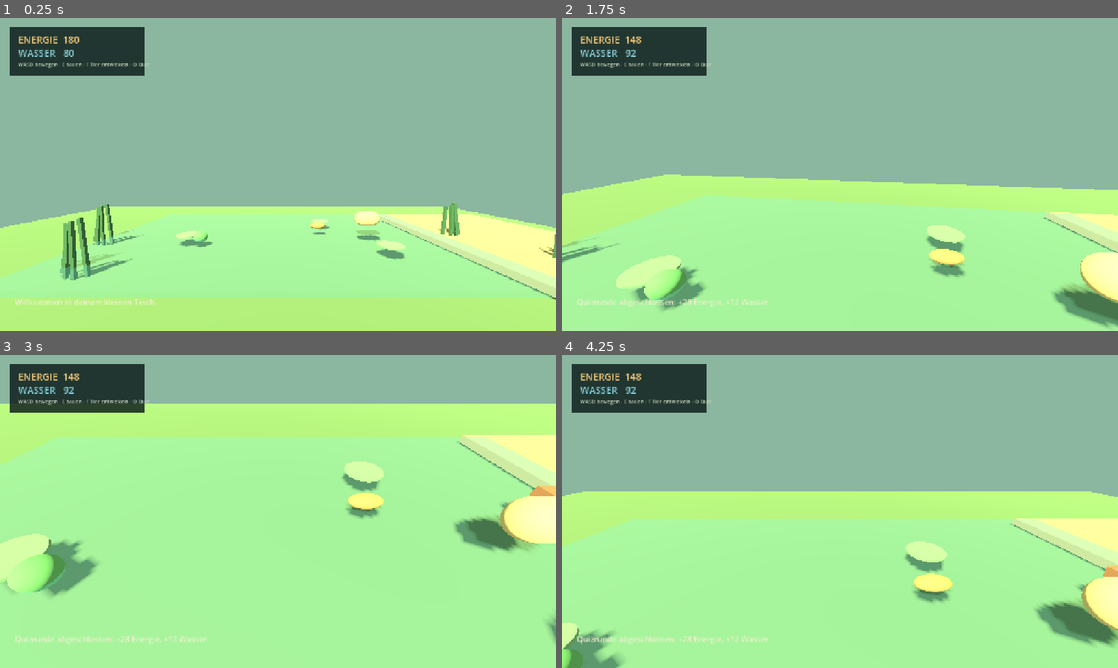
Above: before the commit, frames 1-4 (two rows, left to right).
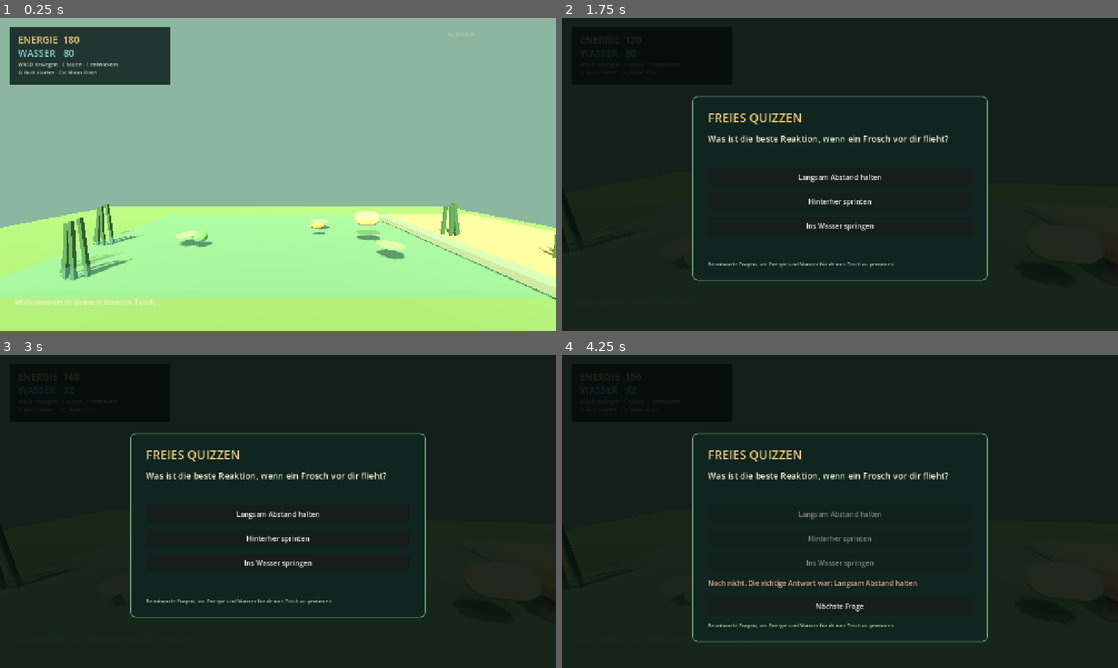
Above: after the commit, the same moments.

Repository: makopipokam/manualai.org
Game: Godot game, scene res://main.tscn
Same seed, same stepped clock (60 frames per second), same inputs: the game is played once before the commit and once after it.
Inputs (mouse positions are in pixels of both pictures, inside the frame that each line leads up to):
- Up to frame 1 (0.25 s): no input
- Up to frame 2 (1.75 s): tap Enter at 0.5 s; move the mouse to (867, 174) at 0.52 s; hold W (forward) from 0.53 s (still down); tap F (feed) at 0.6 s; tap E (interact) at 0.8, 1.35 s; move the mouse to (812, 174) at 1.27 s; tap Q (quiz_reward) at 1.55 s
- Up to frame 3 (3 s): release W (forward) at 2 s; click (278, 514) at 2 s, where only the run after the commit has a clickable "Langsam Abstand halten"; click (278, 605) at 2.75 s, where only the run after the commit has a clickable "Nächste Frage"
- Up to frame 4 (4.25 s): click (840, 539) at 3.5 s, where only the run after the commit has a clickable "Hinterher sprinten"

The runs differ from the first frame. In frame 1, 1.7% of the frame differs, in the area x 1-86%, y 2-22%; in frame 2, 100%; in frame 3, 100%, in the area x 0-100%, y 0-100%; in frame 4, 100%.

Commit message:
Add quiz activity and local pond saves

Diff:
--- a/godot/pwnd-prototype/scripts/main.gd
+++ b/godot/pwnd-prototype/scripts/main.gd
@@ -2,6 +2,8 @@
 
 const PlayerScript = preload("res://scripts/player.gd")
 const AnimalScript = preload("res://scripts/animal.gd")
+const QuizPanelScript = preload("res://scripts/quiz_panel.gd")
+const SAVE_PATH := "user://pwnd_save.json"
 var player: PwndPlayer
 var animals: Array[PwndAnimal] = []
 var energy := 180
@@ -10,14 +12,22 @@
 var hud_energy: Label
 var hud_water: Label
 var message: Label
-var pond_material: StandardMaterial3D
+var quiz_panel: PwndQuizPanel
+var save_hint: Label
 
 func _ready() -> void:
 	_build_environment()
 	_build_player()
 	_build_hud()
 	_spawn_animals()
+	_load_game()
 	_update_hud("Willkommen in deinem kleinen Teich.")
+	if dock_built:
+		_place_dock()
+	for animal in animals:
+		var saved_development: int = int(_loaded_animal_development(animal.species))
+		for _step in range(saved_development):
+			animal.upgrade()
 
 func _build_environment() -> void:
 	var world_env := WorldEnvironment.new()
@@ -112,14 +122,19 @@
 	var panel := ColorRect.new()
 	panel.color = Color(0.04, 0.1, 0.09, 0.82)
 	panel.position = Vector2(22, 20)
-	panel.size = Vector2(310, 112)
+	panel.size = Vector2(370, 132)
 	layer.add_child(panel)
 	hud_energy = _label(layer, Vector2(42, 34), "ENERGIE  180", 22, Color("#f2c978"))
 	hud_water = _label(layer, Vector2(42, 65), "WASSER   80", 22, Color("#8cd6e1"))
-	_label(layer, Vector2(42, 98), "WASD bewegen · E bauen · F Tier entwickeln · Q Quiz", 12, Color("#c8d8c0"))
+	_label(layer, Vector2(42, 98), "WASD bewegen · E bauen · F entwickeln", 12, Color("#c8d8c0"))
+	_label(layer, Vector2(42, 116), "Q Quiz starten · Esc Maus lösen", 12, Color("#c8d8c0"))
 	message = _label(layer, Vector2(34, 640), "", 18, Color("#f1edcf"))
 	message.size = Vector2(900, 40)
 	message.autowrap_mode = TextServer.AUTOWRAP_WORD_SMART
+	save_hint = _label(layer, Vector2(1030, 28), "AUTOSAVE", 12, Color("#b9cbb5"))
+	quiz_panel = QuizPanelScript.new()
+	layer.add_child(quiz_panel)
+	quiz_panel.completed.connect(_on_quiz_completed)
 
 func _label(parent: Node, position: Vector2, text: String, size: int, color: Color) -> Label:
 	var label := Label.new()
@@ -131,28 +146,45 @@
 	return label
 
 func _process(_delta: float) -> void:
-	if Input.is_action_just_pressed("quiz_reward"):
+	if Input.is_action_just_pressed("quiz_reward") and quiz_panel and not quiz_panel.visible:
+		_open_quiz()
+	if Input.is_action_just_pressed("interact") and not quiz_panel.visible:
+		_build_dock()
+	if Input.is_action_just_pressed("feed") and not quiz_panel.visible:
+		_upgrade_nearest_animal()
+
+func _open_quiz() -> void:
+	quiz_panel.open_quiz()
+	player.set_physics_process(false)
+	Input.mouse_mode = Input.MOUSE_MODE_VISIBLE
+	_update_hud("Quiz geöffnet. Wähle eine Antwort.")
+
+func _on_quiz_completed(correct: bool, _feedback: String) -> void:
+	if correct:
 		energy += 28
 		water += 12
-		_update_hud("Quizrunde abgeschlossen: +28 Energie, +12 Wasser")
-	if Input.is_action_just_pressed("interact"):
-		_build_dock()
-	if Input.is_action_just_pressed("feed"):
-		_upgrade_nearest_animal()
+	else:
+		energy += 8
+	_update_hud("Quiz beendet. Die Belohnung wurde gespeichert.")
+	_save_game()
 
 func _build_dock() -> void:
 	if dock_built:
 		_update_hud("Der Entensteg steht bereits.")
 		return
 	if energy < 60:
-		_update_hud("Nicht genug Energie für den Entensteg. Drücke Q für eine Quizbelohnung.")
+		_update_hud("Nicht genug Energie. Drücke Q für eine Quizrunde.")
 		return
 	energy -= 60
 	dock_built = true
+	_place_dock()
+	_update_hud("Entensteg gebaut. Die Ente hat jetzt einen eigenen Ort.")
+	_save_game()
+
+func _place_dock() -> void:
 	_add_box("duck_dock", Vector3(2.2, 0.16, 0.8), Vector3(5.0, 0.48, -1.6), Color("#a4774e"))
 	_add_box("duck_dock_post", Vector3(0.12, 0.8, 0.12), Vector3(4.2, 0.15, -1.6), Color("#76533d"))
 	_add_box("duck_dock_post", Vector3(0.12, 0.8, 0.12), Vector3(5.8, 0.15, -1.6), Color("#76533d"))
-	_update_hud("Entensteg gebaut. Die Ente hat jetzt einen eigenen Ort.")
 
 func _upgrade_nearest_animal() -> void:
 	if animals.is_empty():
@@ -168,7 +200,7 @@
 		_update_hud("Geh näher an ein Tier heran, um es mit Wasser zu entwickeln.")
 		return
 	if water < 20:
-		_update_hud("Nicht genug Wasser für die Tierentwicklung. Drücke Q für eine Quizbelohnung.")
+		_update_hud("Nicht genug Wasser. Drücke Q für eine Quizrunde.")
 		return
 	if nearest.development >= 2:
 		_update_hud(nearest.species.capitalize() + " ist bereits vollständig entwickelt.")
@@ -176,6 +208,38 @@
 	water -= 20
 	nearest.upgrade()
 	_update_hud(nearest.species.capitalize() + " entwickelt sich mit Wasser weiter.")
+	_save_game()
+
+func _save_game() -> void:
+	var animal_data := {}
+	for animal in animals:
+		animal_data[animal.species] = animal.development
+	var data := {"energy": energy, "water": water, "dock_built": dock_built, "animals": animal_data}
+	var file := FileAccess.open(SAVE_PATH, FileAccess.WRITE)
+	if file:
+		file.store_string(JSON.stringify(data))
+		file.close()
+		if save_hint:
+			save_hint.text = "AUTOSAVE · gespeichert"
+
+func _load_game() -> void:
+	if not FileAccess.file_exists(SAVE_PATH):
+		return
+	var file := FileAccess.open(SAVE_PATH, FileAccess.READ)
+	if not file:
+		return
+	var parsed = JSON.parse_string(file.get_as_text())
+	file.close()
+	if parsed is Dictionary:
+		energy = int(parsed.get("energy", energy))
+		water = int(parsed.get("water", water))
+		dock_built = bool(parsed.get("dock_built", false))
+		_loaded_animals = parsed.get("animals", {})
+
+var _loaded_animals: Dictionary = {}
+
+func _loaded_animal_development(species: String) -> int:
+	return int(_loaded_animals.get(species, 0))
 
 func _update_hud(status: String) -> void:
 	if hud_energy:
--- /dev/null
+++ b/godot/pwnd-prototype/scripts/quiz_panel.gd
@@ -0,0 +1,123 @@
+class_name PwndQuizPanel
+extends Control
+
+signal completed(correct: bool, prompt: String)
+
+var questions: Array[Dictionary] = [
+	{"question": "Welcher Faktor hilft einem Teich besonders, klares Wasser zu behalten?", "options": ["Ein ausgewogenes Pflanzenwachstum", "Nur Beton am Ufer", "Alle Tiere entfernen"], "answer": 0},
+	{"question": "Was ist die beste Reaktion, wenn ein Frosch vor dir flieht?", "options": ["Langsam Abstand halten", "Hinterher sprinten", "Ins Wasser springen"], "answer": 0},
+	{"question": "Wofür wird Wasser im pwnd-Prototyp eingesetzt?", "options": ["Für die Entwicklung von Tieren", "Für die Kamera", "Für das Menüdesign"], "answer": 0}
+]
+var question_index := 0
+var question_label: Label
+var feedback_label: Label
+var answer_buttons: Array[Button] = []
+var next_button: Button
+var answered := false
+
+func _ready() -> void:
+	set_anchors_and_offsets_preset(Control.PRESET_FULL_RECT)
+	mouse_filter = Control.MOUSE_FILTER_STOP
+	_build_ui()
+	hide()
+
+func _build_ui() -> void:
+	var shade := ColorRect.new()
+	shade.color = Color(0.015, 0.04, 0.035, 0.88)
+	shade.set_anchors_and_offsets_preset(Control.PRESET_FULL_RECT)
+	add_child(shade)
+	var panel := PanelContainer.new()
+	panel.custom_minimum_size = Vector2(680, 360)
+	panel.set_anchors_preset(Control.PRESET_CENTER)
+	panel.position -= Vector2(340, 180)
+	panel.add_theme_stylebox_override("panel", _panel_style())
+	add_child(panel)
+	var margin := MarginContainer.new()
+	margin.add_theme_constant_override("margin_left", 34)
+	margin.add_theme_constant_override("margin_right", 34)
+	margin.add_theme_constant_override("margin_top", 28)
+	margin.add_theme_constant_override("margin_bottom", 28)
+	panel.add_child(margin)
+	var column := VBoxContainer.new()
+	column.add_theme_constant_override("separation", 14)
+	margin.add_child(column)
+	var title := Label.new()
+	title.text = "FREIES QUIZZEN"
+	title.add_theme_font_size_override("font_size", 28)
+	title.add_theme_color_override("font_color", Color("#f2c978"))
+	column.add_child(title)
+	question_label = Label.new()
+	question_label.custom_minimum_size = Vector2(0, 68)
+	question_label.autowrap_mode = TextServer.AUTOWRAP_WORD_SMART
+	question_label.add_theme_font_size_override("font_size", 20)
+	question_label.add_theme_color_override("font_color", Color("#f1edcf"))
+	column.add_child(question_label)
+	for index in range(3):
+		var button := Button.new()
+		button.custom_minimum_size = Vector2(0, 42)
+		button.add_theme_font_size_override("font_size", 16)
+		button.pressed.connect(_answer.bind(index))
+		column.add_child(button)
+		answer_buttons.append(button)
+	feedback_label = Label.new()
+	feedback_label.custom_minimum_size = Vector2(0, 30)
+	feedback_label.add_theme_font_size_override("font_size", 16)
+	column.add_child(feedback_label)
+	next_button = Button.new()
+	next_button.text = "Nächste Frage"
+	next_button.custom_minimum_size = Vector2(0, 42)
+	next_button.add_theme_font_size_override("font_size", 16)
+	next_button.pressed.connect(_next_question)
+	next_button.hide()
+	column.add_child(next_button)
+	var hint := Label.new()
+	hint.text = "Beantworte Fragen, um Energie und Wasser für deinen Teich zu gewinnen."
+	hint.add_theme_font_size_override("font_size", 12)
+	hint.add_theme_color_override("font_color", Color("#b9cbb5"))
+	column.add_child(hint)
+
+func _panel_style() -> StyleBoxFlat:
+	var style := StyleBoxFlat.new()
+	style.bg_color = Color("#10251f")
+	style.border_color = Color("#6b9c78")
+	style.set_border_width_all(2)
+	style.set_corner_radius_all(12)
+	return style
+
+func open_quiz() -> void:
+	question_index = (question_index + 1) % questions.size()
+	show()
+	_render_question()
+
+func _render_question() -> void:
+	var item: Dictionary = questions[question_index]
+	question_label.text = item["question"]
+	var options: Array = item["options"]
+	for index in range(answer_buttons.size()):
+		answer_buttons[index].text = str(options[index])
+		answer_buttons[index].disabled = false
+		answer_buttons[index].modulate = Color.WHITE
+	feedback_label.text = ""
+	feedback_label.add_theme_color_override("font_color", Color("#f1edcf"))
+	next_button.hide()
+	answered = false
+
+func _answer(index: int) -> void:
+	if answered:
+		return
+	answered = true
+	var item: Dictionary = questions[question_index]
+	var correct := index == int(item["answer"])
+	for button in answer_buttons:
+		button.disabled = true
+	if correct:
+		feedback_label.text = "Richtig. Dein Teich profitiert: +28 Energie, +12 Wasser."
+		feedback_label.add_theme_color_override("font_color", Color("#9bd18d"))
+	else:
+		feedback_label.text = "Noch nicht. Die richtige Antwort war: " + str(item["options"][int(item["answer"])])
+		feedback_label.add_theme_color_override("font_color", Color("#e8a48e"))
+	next_button.show()
+	completed.emit(correct, feedback_label.text)
+
+func _next_question() -> void:
+	_render_question()
Not shown, added: godot/pwnd-prototype/scripts/quiz_panel.gd.uid
Not shown, changed: godot/pwnd-prototype/README.md
Not shown, changed: godot/pwnd-prototype/ROADMAP.md
